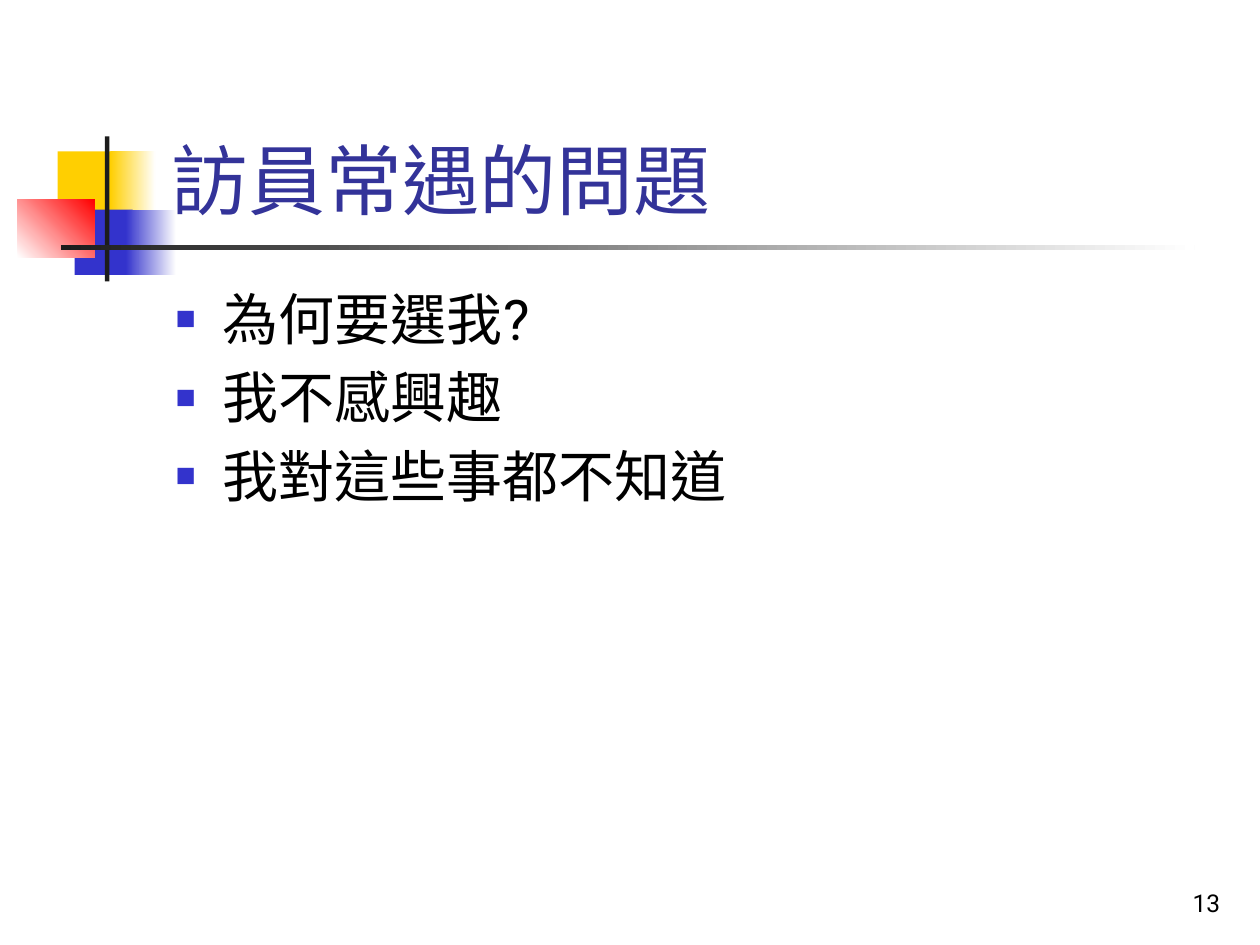
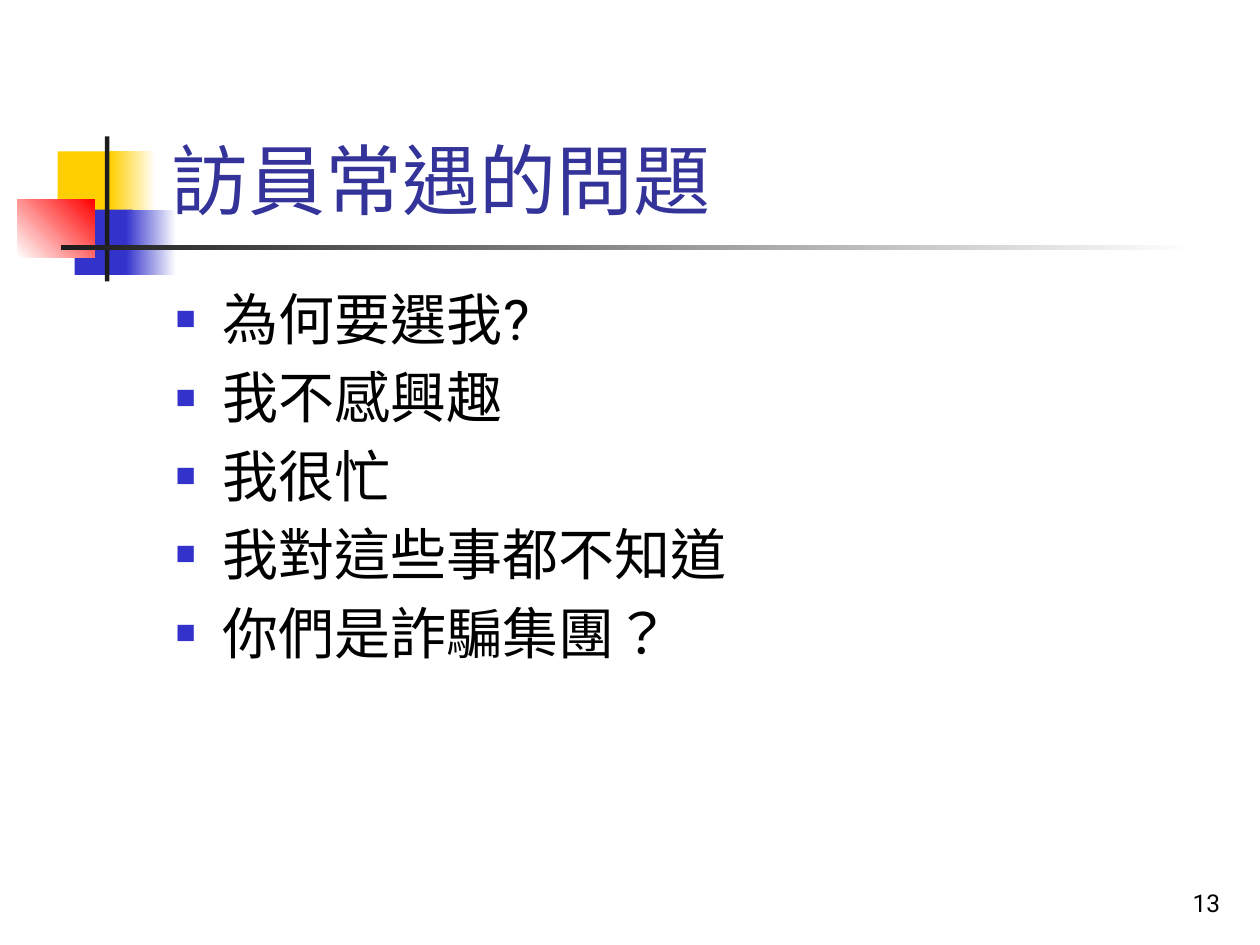
Before and after one commit to TsaiChiahung/PublicOpinion2026, a slide deck: slide 13 of 投影片/民意與調查Week3.pptx. Drawn at 1260x945 pixels with LibreOffice and Linux fonts; fonts in the diff are those of the drawing. Boxes give left, top, right and bottom in pixels: in the first picture for what was removed or moved away, otherwise in the second. Text is boxed around its words. In the diff, an @@ line names an element or a change of style, - is before the commit and + after.

```diff
--- a/投影片/民意與調查Week3.pptx
+++ b/投影片/民意與調查Week3.pptx
@@ text at (223, 449, 391, 502): paragraph added @@
+■ 我很忙
@@ text at (223, 607, 671, 659): paragraph added @@
+■ 你們是詐騙集團？
```
Also in this commit, not shown: 8 other slides changed, 3 slides added, 2 slides removed, 1 other file.
